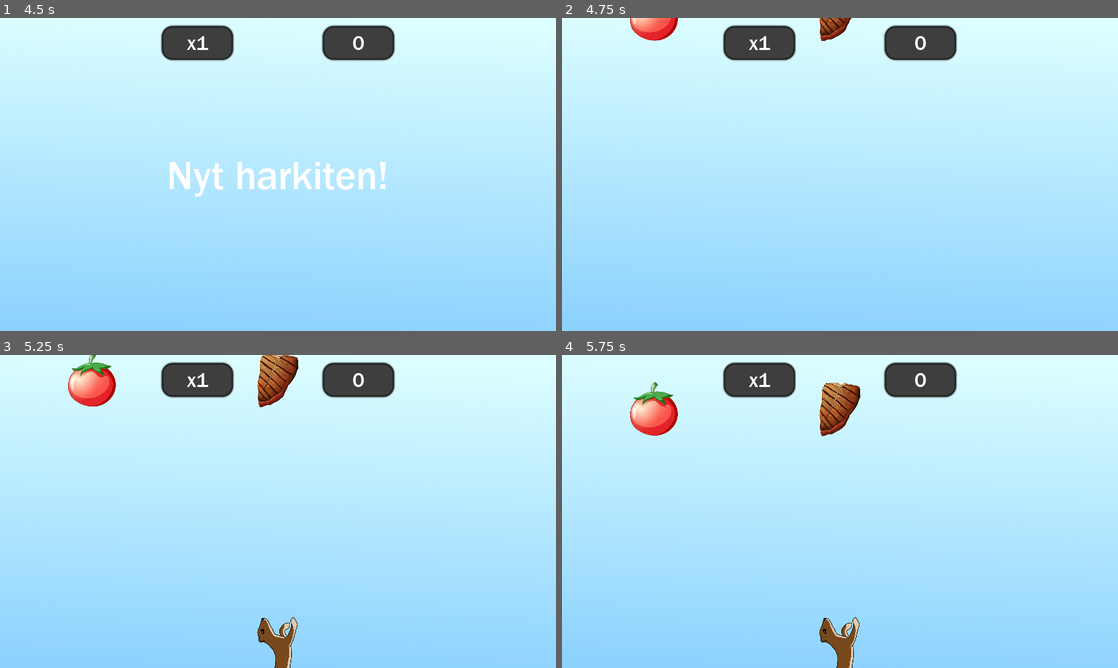
Above: before the commit, frames 1-4 (two rows, left to right).
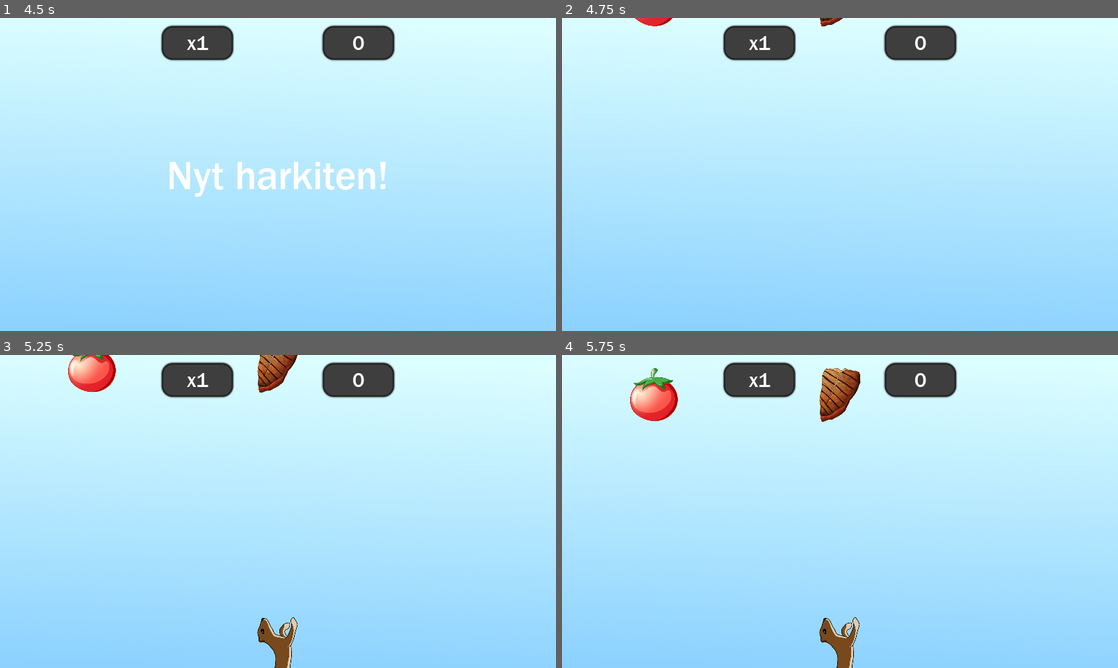
Above: after the commit, the same moments.

Repository: Tuizku/AisticoGamePrototypes
Game: Godot game, scene res://scenes/end.tscn
Two runs of this game, one before a commit and one after it. Both use one fixed random seed, a clock stepped at 60 frames per second and the inputs below. This scene is started directly instead of the project's main scene.
Inputs:
- Up to frame 1 (4.5 s): tap Enter at 0.5, 2, 3.5 s; hold Right (ui_right) 0.53-1.28 s; hold Space 0.53-1.28 s; hold Down (ui_down) 1.28-2.03 s; tap Space at 1.35, 1.52, 1.82, 2.85, 3.02, 3.32, 4.35 s; hold Space 2.03-2.78 s; hold Right (ui_right) 2.03-3.53 s; hold Space 3.53-4.28 s; hold Left (ui_left) from 3.53 s (still down)
- Up to frame 2 (4.75 s): keep holding Left (ui_left); tap Space at 4.52 s
- Up to frame 3 (5.25 s): tap Space at 4.82 s; release Left (ui_left) at 5.03 s; hold Down (ui_down) from 5.03 s (still down); hold Space from 5.03 s (still down)
- Up to frame 4 (5.75 s): keep holding Down (ui_down); keep holding Space

Frame 1 is identical in both runs. In frame 2, 0.8% of the frame differs, in the area x 12-53%, y 0-8%; in frame 3, 2.1%; in frame 4, 2.5%, in the area x 12-54%, y 4-26%.
Error before the commit: Invalid call. Nonexistent function 'sort' in base 'Nil'. (res://scripts/end_controller.gd:12)
Error after the commit: Invalid call. Nonexistent function 'sort' in base 'Nil'. (res://scripts/end_controller.gd:8)

Commit message:
fastmode, pelitestaus ja ennen player animaatioita

Diff:
--- a/Putoavat esineet/scripts/end_controller.gd
+++ b/Putoavat esineet/scripts/end_controller.gd
@@ -2,16 +2,19 @@
 
 var placement_label = load("res://scenes/placement_label.tscn")
 
-# This is used to sort the placements data from biggest to smallest
-func biggest_to_smallest(a, b):
-	return b - a
+func _ready():
+	# Load placements rawData and sort from smallest to biggest
+	var rawData = datamanager.load_save_var("placements")
+	rawData.sort()
 
-func _ready():
-	# Load placements data, sort and show top 5 or under
-	var data = datamanager.load_save_var("placements")
-	data.sort()
-	data.sort_custom(self, "biggest_to_smallest")
-	for i in int(min(len(data), 5)): # Show placements up to top 5
+	# Add values to data from biggest to smallest
+	var data : Array = []
+	for i in len(rawData): # sort from biggest to smallest
+		data.append(rawData[len(rawData) - 1 - i])
+
+
+	# Show placements up to top 5
+	for i in int(min(len(data), 5)):
 		var instance = placement_label.instance()
 		instance.text = str(i + 1) + ".  " + str(data[i])
 		get_node("VBoxContainer").add_child(instance)
--- a/Putoavat esineet/scripts/game_controller.gd
+++ b/Putoavat esineet/scripts/game_controller.gd
@@ -9,24 +9,32 @@
 var itemRows
 
 # Exports
-export var StartSpawnTime : float = 5
-export var StartItemSpeed : float = 200
 export var LevelAmount : int = 3
 export var SelectRowsAmount : int = 3
-#export var RowsToSpawn : Array = [3, 10] # Rows to spawn in slow and fast mode
+export var FastModeSettings = {
+	"startSpeed": 250,
+	"startSpawnTime": 4,
+	"valueFlickeringPercentage": 0.2,
+	"speedIncByTime": 10,
+	"spawnTimeDecByTime": 0.15,
+	"speedIncByMultiplier": 30,
+	"spawnTimeDecByMultiplier": 0.25
+}
 
 # Variables
-var selectedRows
-var STATE = 0
-var time : float = 0
+var selectedRows # holds all rows that will be played in this level
+var STATE = 0 # game state
+var time : float = 0 # used time in current state
 var rowsGenerated = 0
-
-var learningRowsLeft : Array = []
-var lastLearningRow
-
-var score = 0
-var combo = 0
-var comboMultiplier : int = 1
+var lastRowSpawnedTime : float = -FastModeSettings["startSpawnTime"]
+
+var learningRowsLeft : Array = [] # holds all the rows that haven't been learned yet
+var fastModeSpeed = FastModeSettings["startSpeed"]
+var fastModeSpawnTime = FastModeSettings["startSpawnTime"]
+
+var score = 0 # total score
+var multiplier = 1 # multiplies catched scores
+var combo = 0 # multiplier increases by every 5 combos
 
 
 #---------------------------------Functions-------------------------------------#
@@ -47,7 +55,7 @@
 	return result
 
 func change_points(amount, player_index):
-	if amount > 0: score += amount * comboMultiplier
+	if amount > 0: score += amount * multiplier
 	else: score += amount
 	if score < 0: score = 0
 	pointsText.text = str(score)
@@ -58,37 +66,56 @@
 	instance.rect_position = Vector2(screen.x / 6 * (1 + player_index * 2), screen.y * 0.75)
 	instance.rect_position.x -= instance.rect_size.x * 0.5
 	add_child(instance)
-	instance.start(amount, comboMultiplier)
+	instance.start(amount, multiplier)
 
 func inc_combo():
 	combo += 1
-	comboMultiplier = 1 + combo / 5
-	if comboMultiplier > 5: comboMultiplier = 5
-	comboText.text = "x" + str(comboMultiplier)
+	multiplier = 1 + combo / 5
+	if multiplier > 5: multiplier = 5
+	comboText.text = "x" + str(multiplier)
 
 func lose_combo():
 	combo = 0
-	comboMultiplier = 1
+	multiplier = 1
 	comboText.text = "x1"
 
 var callsByRow = 0
-var callItemsAreCorrect = true
+var correctCallItems = 0
 func was_row_learned(_score, _row_data):
-	# This gets called by the collected and freed items. When all rows items have called here,
+	# This gets called by the collected and freed items. When all row's items have called here,
 	# the row gets either erased from learningRowsLeft or nothing happens to it
 	if len(learningRowsLeft) == 0: return
 
 	callsByRow += 1
-	if _score < 0: callItemsAreCorrect = false
+	if _score < 0: correctCallItems = -1
+	elif correctCallItems != -1 and _score > 0: correctCallItems += 1
 
 	if callsByRow >= len(_row_data): # If all items have called here
-		if callItemsAreCorrect == true: learningRowsLeft.erase(_row_data)
+		if correctCallItems >= 1: learningRowsLeft.erase(_row_data)
 		callsByRow = 0
-		callItemsAreCorrect = true
-
-func control_state(input):
+		correctCallItems = 0
+
+func control_state(input, waitTime):
 	if input == "next": STATE += 1
-	elif input == "reset": STATE = 0
+	elif input == "reset":
+		STATE = 0
+		LevelAmount -= 1
+		if LevelAmount <= 0:
+			datamanager.add_int_to_save_var(score, "placements")
+			var _sceneInstance = get_tree().change_scene("res://scenes/end.tscn")
+	if waitTime > 0:
+		var oldState = STATE
+		STATE = -1
+
+		var timer = Timer.new()
+		timer.wait_time = waitTime
+		timer.one_shot = true
+		add_child(timer)
+		timer.start()
+		yield(timer, "timeout")
+		timer.queue_free()
+		STATE = oldState
+
 	time = 0
 
 #---------------------------Controlling-Functions-------------------------------#
@@ -102,7 +129,7 @@
 		var text = file.get_as_text()
 		itemRows = parse_json(text)
 
-	# Setup texts, show wave text for 4 seconds and start wave
+	# Setup texts
 	pointsText.text = "0"
 	comboText.text = "x1"
 
@@ -111,6 +138,10 @@
 	time += delta
 
 	if STATE == 0:
+		# Reset values
+		fastModeSpawnTime = FastModeSettings["startSpawnTime"]
+		lastRowSpawnedTime = -FastModeSettings["startSpawnTime"]
+
 		# Select new rows to be played
 		selectedRows = []
 		var rows : Array = itemRows
@@ -118,24 +149,23 @@
 		for i in range(SelectRowsAmount):
 			selectedRows.append(rows[i])
 
-		# Setup the learning part
+		# Setup the learningRowsLeft and go to the next state
 		learningRowsLeft = selectedRows.duplicate()
-
-		control_state("next")
+		control_state("next", 0)
 	if STATE == 1: show_text("Nyt harkiten!")
 	elif STATE == 2: learn_item_spawning()
 	elif STATE == 3: show_text("answers should be here...")
 	elif STATE == 4: show_text("Nyt tarkkana!")
 	elif STATE == 5: fast_item_spawning(10)
 	elif STATE == 6: show_text("Hyvä hyvä!")
-	elif STATE == 7: control_state("reset")
+	elif STATE == 7: control_state("reset", 3)
 
 
 func show_text(text):
 	if centerText.text != text: centerText.text = text
 	if time > 4:
 		centerText.text = ""
-		control_state("next")
+		control_state("next", 0)
 
 
 func learn_item_spawning():
@@ -147,7 +177,7 @@
 		# If all rows have been learned, go to next state
 		if len(learningRowsLeft) == 0:
 			rowsGenerated = 0
-			control_state("next")
+			control_state("next", 3)
 			return
 
 		var selectedRow = learningRowsLeft[randi() % len(learningRowsLeft)]
@@ -158,24 +188,31 @@
 			var itemData = selectedRow[itemIndex]
 			var instance = itemScene.instance()
 			instance.Speed = speed
-			instance.position = Vector2(itemPositions[itemIndex], -50)
+			instance.position = Vector2(itemPositions[itemIndex], -100)
 			instance.create_item(itemData, selectedRow)
 			add_child(instance)
 		rowsGenerated += 1
 
 
 func fast_item_spawning(spawn_rows_amount):
-	var speed = 250
-	var spawnTime = 5
-
-	print(str(time) + "  " + str(rowsGenerated * spawnTime))
 	# Spawn a row of items when spawnTime amount elapsed after last row spawning
-	if time >= rowsGenerated * spawnTime:
+	if time >= lastRowSpawnedTime + fastModeSpawnTime:
 		# If enough items are spawned, go to next state
 		if rowsGenerated >= spawn_rows_amount:
 			rowsGenerated = 0
-			control_state("next")
+			control_state("next", 3)
 			return
+
+		# Update speed and spawnTime
+		var flickering = FastModeSettings["valueFlickeringPercentage"]
+		fastModeSpeed = FastModeSettings["startSpeed"] # SPEED:
+		fastModeSpeed += FastModeSettings["speedIncByTime"] * rowsGenerated
+		fastModeSpeed += FastModeSettings["speedIncByMultiplier"] * (multiplier - 1)
+		fastModeSpeed += fastModeSpeed * rand_range(flickering * -0.5, flickering * 0.5)
+		fastModeSpawnTime = FastModeSettings["startSpawnTime"] # SPAWNTIME:
+		fastModeSpawnTime -= FastModeSettings["spawnTimeDecByTime"] * rowsGenerated
+		fastModeSpawnTime -= FastModeSettings["spawnTimeDecByMultiplier"] * (multiplier - 1)
+		fastModeSpawnTime += fastModeSpawnTime * rand_range(flickering * -0.5, flickering * 0.5)
 
 		var selectedRow = selectedRows[randi() % len(selectedRows)]
 		var itemPositions = get_random_item_positions(len(selectedRow))
@@ -184,9 +221,10 @@
 		for itemIndex in len(selectedRow):
 			var item_data = selectedRow[itemIndex]
 			var instance = itemScene.instance()
-			instance.Speed = speed
-			instance.position = Vector2(itemPositions[itemIndex], -50)
+			instance.Speed = fastModeSpeed
+			instance.position = Vector2(itemPositions[itemIndex], -100)
 			instance.create_item(item_data, selectedRow)
 			add_child(instance)
 
 		rowsGenerated += 1
+		lastRowSpawnedTime = time
